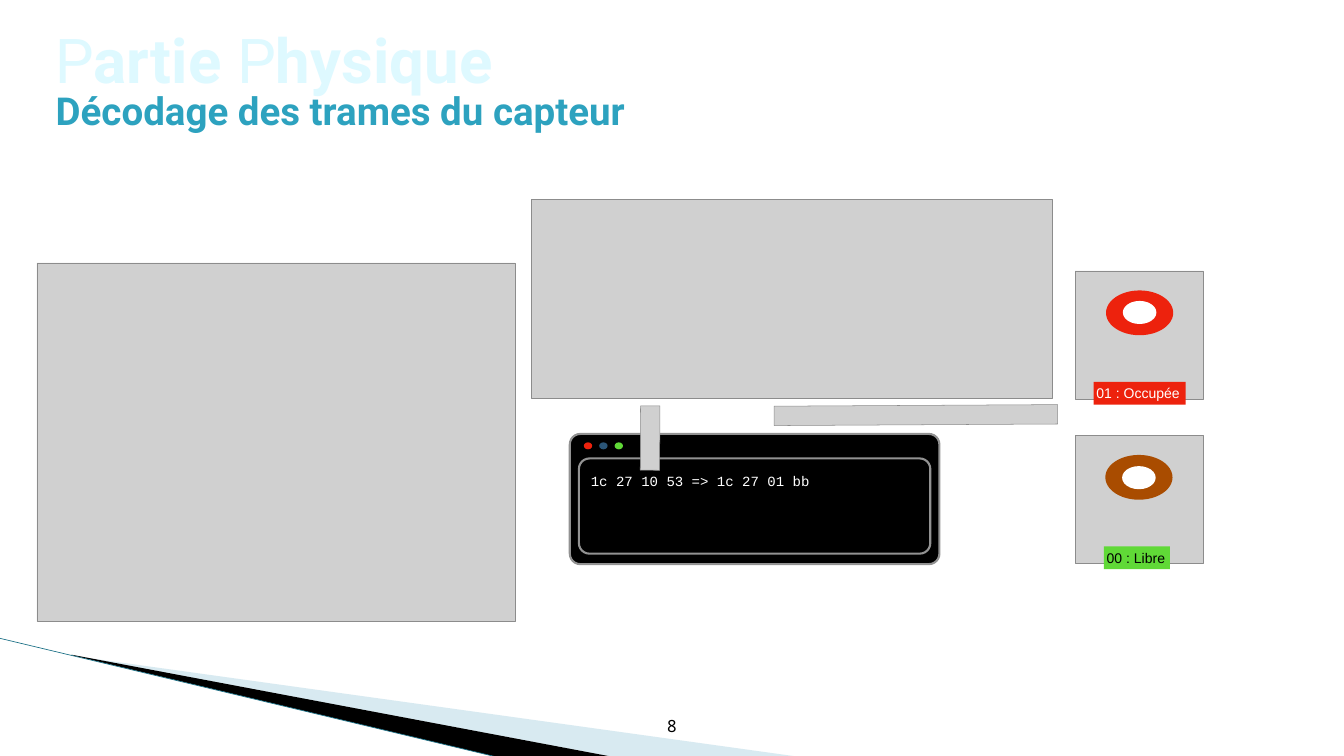
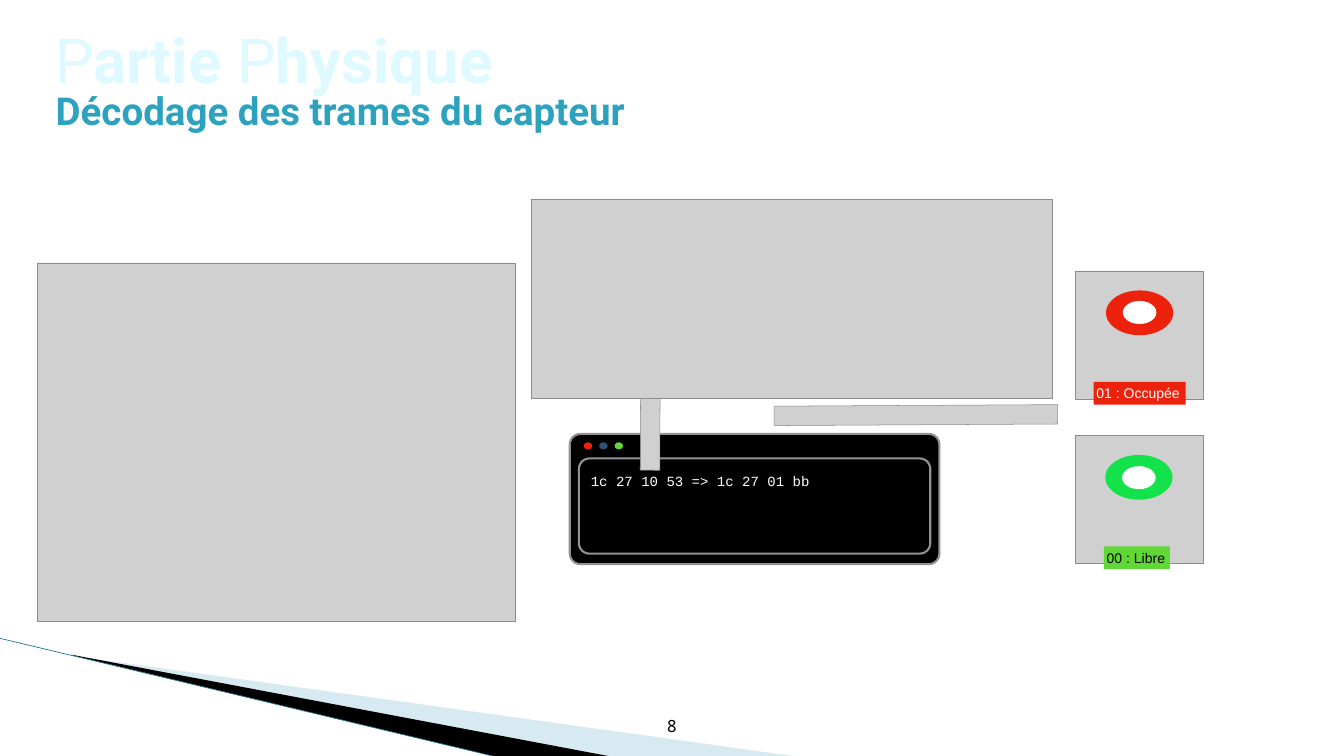
Before and after one commit to rash2615/Cirpark_Modbus, a slide deck: slide 8 of Cirpark_Modbus/Ressources/Revue Diaporama/Revue 3 - BHAVSAR Aakash.pptx. Drawn at 1344x756 pixels with LibreOffice and Linux fonts; fonts in the diff are those of the drawing; grey boxes stand for pictures; background and template pictures are left out. Boxes give left, top, right and bottom in pixels: in the first picture for what was removed or moved away, otherwise in the second. Text is boxed around its words. In the diff, an @@ line names an element or a change of style, - is before the commit and + after.

```diff
--- a/Cirpark_Modbus/Ressources/Revue Diaporama/Revue 3 - BHAVSAR Aakash.pptx
+++ b/Cirpark_Modbus/Ressources/Revue Diaporama/Revue 3 - BHAVSAR Aakash.pptx
@@ picture: place and size @@
-picture at (640, 406, 660, 470)
+picture at (640, 398, 660, 470)
@@ ellipse at (1105, 455, 1172, 500): fill #A94C00 to #14E24A @@
```
Also in this commit, not shown: 3 other slides changed.
